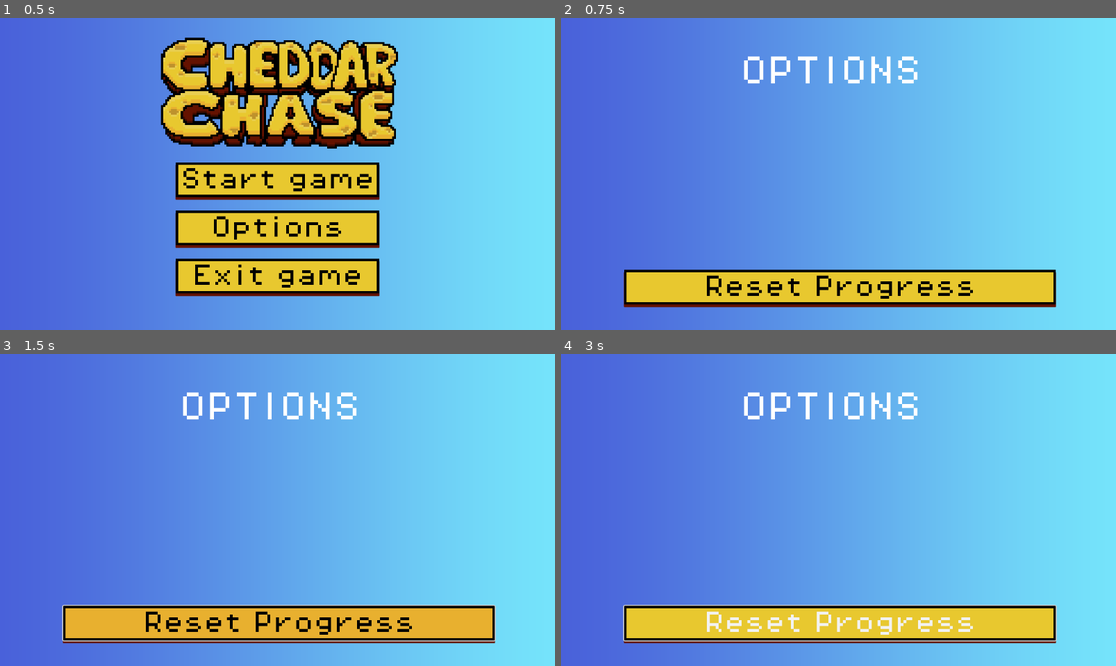
Above: before the commit, frames 1-4 (two rows, left to right).
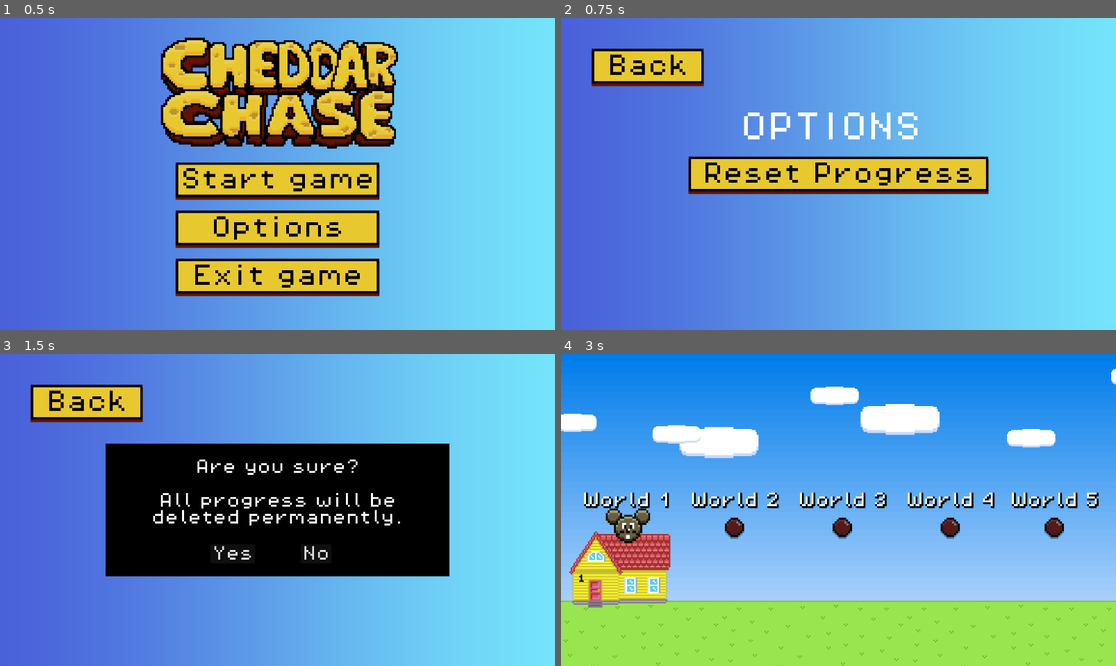
Above: after the commit, the same moments.

Repository: rasmussvala/TDDD23-Cheddar-Chase
Game: Godot game, scene res://scenes/menus/main_menu.tscn
The game is run twice, just before and just after one commit, with the same random seed, the same clock (stepped at 60 frames per second) and the same inputs. Sound files missing from this copy of the repository are replaced by a short silence.
Inputs (mouse positions are in pixels of both pictures, inside the frame that each line leads up to):
- Up to frame 1 (0.5 s): no input
- Up to frame 2 (0.75 s): click "Options" at 0.5 s
- Up to frame 3 (1.5 s): click "Reset Progress" at 1.25 s
- Up to frame 4 (3 s): click (649, 400) at 2 s, where only the run after the commit has a clickable "Back"; click (838, 516) at 2.75 s, where only the run after the commit has a clickable "Start game"

Frame 1 is identical in both runs. In frame 2, 21% of the frame differs, in the area x 5-90%, y 9-93%; in frame 3, 40%; in frame 4, 92%, in the area x 0-100%, y 0-100%.

Commit message:
Added reset functionality to options menu

Diff:
--- a/scenes/menus/options_menu.tscn
+++ b/scenes/menus/options_menu.tscn
@@ -32,9 +32,9 @@
 anchor_right = 0.5
 anchor_bottom = 0.5
 offset_left = -204.0
-offset_top = -244.0
+offset_top = -128.0
 offset_right = 204.0
-offset_bottom = -180.0
+offset_bottom = -64.0
 grow_horizontal = 2
 grow_vertical = 2
 theme_override_fonts/font = ExtResource("1_3tl86")
@@ -48,10 +48,10 @@
 anchor_top = 0.5
 anchor_right = 0.5
 anchor_bottom = 0.5
-offset_left = -445.0
-offset_top = 199.0
-offset_right = 451.0
-offset_bottom = 271.0
+offset_left = -287.0
+offset_top = -36.0
+offset_right = 287.0
+offset_bottom = 36.0
 grow_horizontal = 2
 grow_vertical = 2
 theme_override_colors/font_hover_color = Color(0, 0, 0, 1)
@@ -61,6 +61,149 @@
 theme_override_styles/hover = ExtResource("2_r63em")
 theme_override_styles/pressed = ExtResource("3_5uf0h")
 theme_override_styles/normal = ExtResource("4_fk6p5")
-text = "Reset Progress"
+text = " Reset Progress "
+
+[node name="back_button" type="Button" parent="background"]
+layout_mode = 1
+offset_left = 64.0
+offset_top = 64.0
+offset_right = 296.0
+offset_bottom = 136.0
+theme_override_colors/font_hover_color = Color(0, 0, 0, 1)
+theme_override_colors/font_color = Color(0, 0, 0, 1)
+theme_override_fonts/font = ExtResource("1_3tl86")
+theme_override_font_sizes/font_size = 48
+theme_override_styles/hover = ExtResource("2_r63em")
+theme_override_styles/pressed = ExtResource("3_5uf0h")
+theme_override_styles/normal = ExtResource("4_fk6p5")
+text = "Back
+"
+
+[node name="you_sure_screen" type="ColorRect" parent="background"]
+unique_name_in_owner = true
+visible = false
+layout_mode = 1
+anchors_preset = 8
+anchor_left = 0.5
+anchor_top = 0.5
+anchor_right = 0.5
+anchor_bottom = 0.5
+offset_left = -357.0
+offset_top = -138.0
+offset_right = 357.0
+offset_bottom = 138.0
+grow_horizontal = 2
+grow_vertical = 2
+color = Color(0, 0, 0, 1)
+
+[node name="you_sure_label" type="Label" parent="background/you_sure_screen"]
+layout_mode = 1
+anchors_preset = 8
+anchor_left = 0.5
+anchor_top = 0.5
+anchor_right = 0.5
+anchor_bottom = 0.5
+offset_left = -315.0
+offset_top = -105.5
+offset_right = 315.0
+offset_bottom = 31.5
+grow_horizontal = 2
+grow_vertical = 2
+theme_override_fonts/font = ExtResource("1_3tl86")
+theme_override_font_sizes/font_size = 32
+text = "Are you sure?
+
+All progress will be deleted permanently."
+horizontal_alignment = 1
+autowrap_mode = 3
+
+[node name="yes_button" type="Button" parent="background/you_sure_screen"]
+layout_mode = 1
+anchors_preset = 8
+anchor_left = 0.5
+anchor_top = 0.5
+anchor_right = 0.5
+anchor_bottom = 0.5
+offset_left = -139.0
+offset_top = 71.0
+offset_right = -47.0
+offset_bottom = 111.0
+grow_horizontal = 2
+grow_vertical = 2
+theme_override_fonts/font = ExtResource("1_3tl86")
+theme_override_font_sizes/font_size = 32
+text = "Yes"
+
+[node name="no_button" type="Button" parent="background/you_sure_screen"]
+layout_mode = 1
+anchors_preset = 8
+anchor_left = 0.5
+anchor_top = 0.5
+anchor_right = 0.5
+anchor_bottom = 0.5
+offset_left = 48.0
+offset_top = 71.0
+offset_right = 112.0
+offset_bottom = 111.0
+grow_horizontal = 2
+grow_vertical = 2
+theme_override_fonts/font = ExtResource("1_3tl86")
+theme_override_font_sizes/font_size = 32
+text = "No"
+
+[node name="data_deleted_screen" type="ColorRect" parent="background"]
+unique_name_in_owner = true
+visible = false
+layout_mode = 1
+anchors_preset = 8
+anchor_left = 0.5
+anchor_top = 0.5
+anchor_right = 0.5
+anchor_bottom = 0.5
+offset_left = -357.0
+offset_top = -138.0
+offset_right = 357.0
+offset_bottom = 138.0
+grow_horizontal = 2
+grow_vertical = 2
+color = Color(0, 0, 0, 1)
+
+[node name="data_deleted_label" type="Label" parent="background/data_deleted_screen"]
+layout_mode = 1
+anchors_preset = 8
+anchor_left = 0.5
+anchor_top = 0.5
+anchor_right = 0.5
+anchor_bottom = 0.5
+offset_left = -264.0
+offset_top = -61.0
+offset_right = 264.0
+offset_bottom = -29.0
+grow_horizontal = 2
+grow_vertical = 2
+theme_override_fonts/font = ExtResource("1_3tl86")
+theme_override_font_sizes/font_size = 32
+text = "All Progress deleted."
+
+[node name="ok_button" type="Button" parent="background/data_deleted_screen"]
+layout_mode = 1
+anchors_preset = 8
+anchor_left = 0.5
+anchor_top = 0.5
+anchor_right = 0.5
+anchor_bottom = 0.5
+offset_left = -70.0
+offset_top = 31.0
+offset_right = 70.0
+offset_bottom = 71.0
+grow_horizontal = 2
+grow_vertical = 2
+theme_override_fonts/font = ExtResource("1_3tl86")
+theme_override_font_sizes/font_size = 32
+text = "Close"
 
 [connection signal="pressed" from="background/reset_progress_button" to="." method="_on_reset_progress_button_pressed"]
+[connection signal="pressed" from="background/back_button" to="." method="_on_back_button_pressed"]
+[connection signal="pressed" from="background/you_sure_screen/yes_button" to="." method="_on_yes_button_pressed"]
+[connection signal="pressed" from="background/you_sure_screen/no_button" to="." method="_on_no_button_pressed"]
+[connection signal="pressed" from="background/data_deleted_screen/ok_button" to="." method="_on_ok_button_pressed"]
--- a/scripts/menus/level_select.gd
+++ b/scripts/menus/level_select.gd
@@ -20,19 +20,6 @@
 func _input(event: InputEvent) -> void:
 	if move_tween and move_tween.is_running():
 		return
-
-	# Resets savefile progress
-	if event.is_action_pressed("ui_reset"):
-		save_manager.delete_save()
-		save_manager.initialize_save()
-		game_data.current_level_icon_name = "1"
-		for level in get_tree().get_nodes_in_group("level_icons"):
-			if level is LevelIcon:
-				level.update_level_state()
-
-		# Move player icon back to world starting level
-		current_level = $level_icon1
-		$player_icon.global_position = current_level.global_position
 
 	if event.is_action_pressed("ui_left") and current_level.next_level_left and not current_level.next_level_left.is_locked:
 		current_level = current_level.next_level_left
--- a/scripts/menus/options_menu.gd
+++ b/scripts/menus/options_menu.gd
@@ -1,4 +1,30 @@
 extends CanvasLayer
 
+@onready var you_sure_screen: ColorRect = %you_sure_screen
+@onready var data_deleted_screen: ColorRect = %data_deleted_screen
+
+func _ready() -> void:
+	you_sure_screen.visible = false
+	data_deleted_screen.visible = false
+
 func _on_reset_progress_button_pressed() -> void:
-	pass
+	you_sure_screen.visible = true
+
+func _on_back_button_pressed() -> void:
+	get_tree().change_scene_to_file("res://scenes/menus/main_menu.tscn")
+
+func _on_yes_button_pressed() -> void:
+	save_manager.delete_save()
+	save_manager.initialize_save()
+	game_data.current_level_icon_name = "1"
+
+	data_deleted_screen.visible = true
+
+
+func _on_no_button_pressed() -> void:
+	you_sure_screen.visible = false
+
+
+func _on_ok_button_pressed() -> void:
+	data_deleted_screen.visible = false
+	you_sure_screen.visible = false
